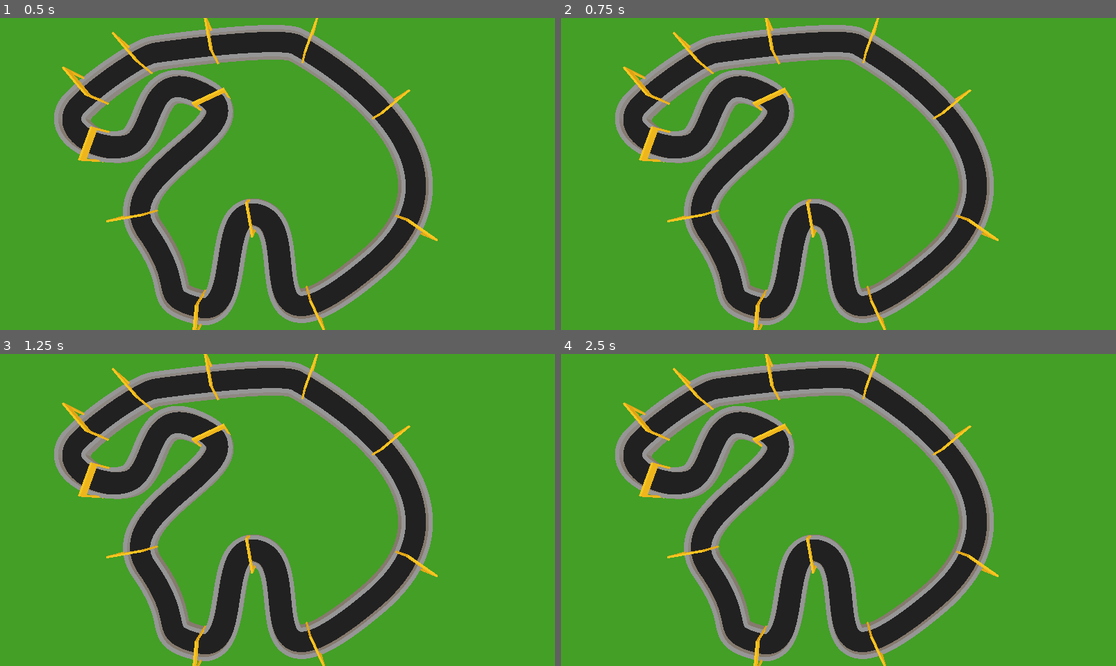
Above: before the commit, frames 1-4 (two rows, left to right).
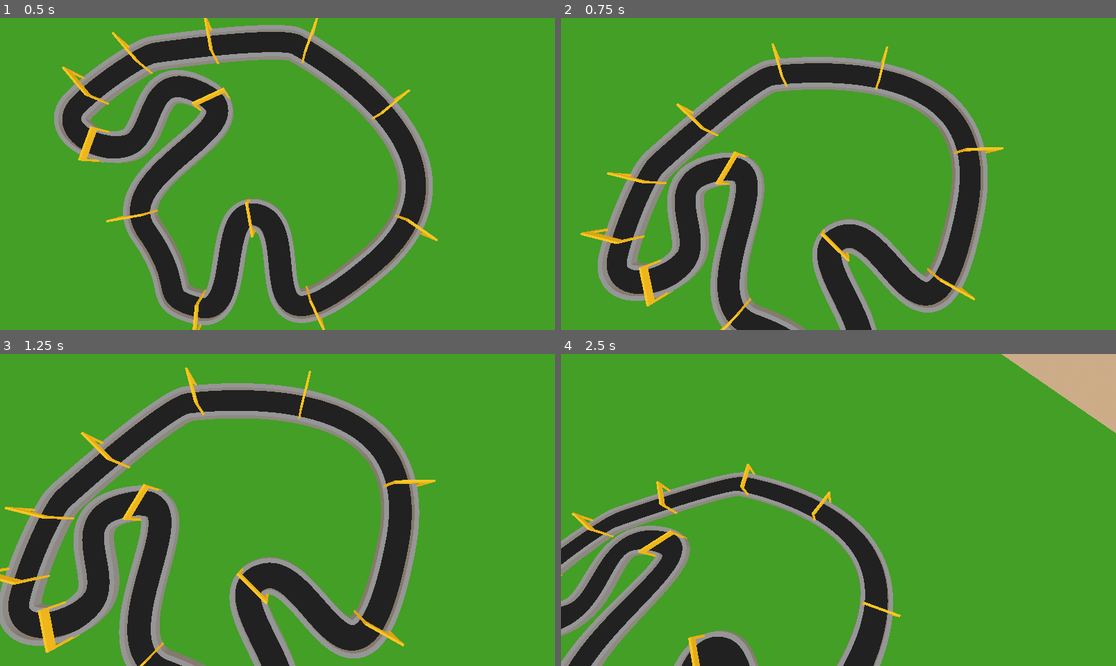
Above: after the commit, the same moments.

Repository: Pocito80/AI_Driving_Car_NN
Game: Godot game, scene res://node_3d.tscn
The game is run twice, just before and just after one commit, with the same random seed, the same clock (stepped at 60 frames per second) and the same inputs.
Inputs (mouse positions are in pixels of both pictures, inside the frame that each line leads up to):
- Up to frame 1 (0.5 s): no input
- Up to frame 2 (0.75 s): tap Enter at 0.5 s; move the mouse to (960, 158) at 0.52 s; hold D from 0.53 s (still down); hold Q from 0.53 s (still down)
- Up to frame 3 (1.25 s): keep holding D; keep holding Q; tap E at 0.8 s
- Up to frame 4 (2.5 s): move the mouse to (727, 525) at 1.27 s; release D at 1.28 s; release Q at 1.28 s; hold S 1.28-2.03 s; tap E at 1.35 s; tap Shift at 1.55 s; move the mouse to (894, 441) at 2.02 s; hold D from 2.03 s (still down); hold Shift from 2.03 s (still down); tap Q at 2.3 s

Frame 1 is identical in both runs. In frame 2, 32% of the frame differs, in the area x 3-80%, y 0-100%; in frame 3, 37%; in frame 4, 40%, in the area x 0-100%, y 0-100%.

Commit message:
Camera movment

Diff:
--- a/Godot_car_simulation/cam.gd
+++ b/Godot_car_simulation/cam.gd
@@ -1,5 +1,52 @@
-extends SpringArm3D
+extends Camera3D
+
+@export var move_speed: float = 12.0
+@export var fast_multiplier: float = 4.0
+@export var mouse_sensitivity: float = 0.0025
+
+var yaw: float = 0.0
+var pitch: float = 0.0
+var mouse_captured: bool = true
 
 
 func _ready():
-	set_as_top_level(true)
+	current = true
+	yaw = rotation.y
+	pitch = rotation.x
+	Input.set_mouse_mode(Input.MOUSE_MODE_CAPTURED)
+
+
+func _unhandled_input(event):
+	if event is InputEventMouseMotion and mouse_captured:
+		yaw -= event.relative.x * mouse_sensitivity
+		pitch = clamp(pitch - event.relative.y * mouse_sensitivity, deg_to_rad(-89.9), deg_to_rad(89.9))
+		rotation = Vector3(pitch, yaw, 0.0)
+	elif event is InputEventKey and event.pressed and not event.echo and event.keycode == KEY_ESCAPE:
+		mouse_captured = not mouse_captured
+		Input.set_mouse_mode(Input.MOUSE_MODE_CAPTURED if mouse_captured else Input.MOUSE_MODE_VISIBLE)
+
+
+func _process(delta):
+	var movement := Vector3.ZERO
+
+	if Input.is_key_pressed(KEY_W):
+		movement -= global_transform.basis.z
+	if Input.is_key_pressed(KEY_S):
+		movement += global_transform.basis.z
+	if Input.is_key_pressed(KEY_A):
+		movement -= global_transform.basis.x
+	if Input.is_key_pressed(KEY_D):
+		movement += global_transform.basis.x
+	if Input.is_key_pressed(KEY_Q):
+		movement -= Vector3.UP
+	if Input.is_key_pressed(KEY_E):
+		movement += Vector3.UP
+
+	if movement != Vector3.ZERO:
+		movement = movement.normalized()
+
+	var speed := move_speed
+	if Input.is_key_pressed(KEY_SHIFT):
+		speed *= fast_multiplier
+
+	global_position += movement * speed * delta
--- a/Godot_car_simulation/checkpoint.gd
+++ b/Godot_car_simulation/checkpoint.gd
@@ -1,14 +1,8 @@
 extends Area3D
 
-# This number tells the manager which checkpoint this is (0, 1, 2, etc.)
 @export var checkpoint_index: int = 0
 
 func _on_body_entered(body):
-	# Check if the object that entered is actually the player
 	if body.is_in_group("player"):
-		# Tell the main world script that this specific checkpoint was hit
 		if body.has_method("hit_checkpoint"):
 			body.hit_checkpoint(checkpoint_index)
-		#get_parent().get_parent().process_checkpoint(checkpoint_index)
-		# Optional: disable the checkpoint so it can't be hit twice
-		#monitoring = false
--- a/Godot_car_simulation/node_3d.tscn
+++ b/Godot_car_simulation/node_3d.tscn
@@ -4,6 +4,7 @@
 [ext_resource type="PackedScene" uid="uid://dh3gglpsgpriv" path="res://road2.tscn" id="4_r3fl7"]
 [ext_resource type="PackedScene" uid="uid://dn7yvnrbp41it" path="res://vehicle_body_3d.tscn" id="5_i5arm"]
 [ext_resource type="Script" uid="uid://dwn2fjcmyheh7" path="res://ai_manager.gd" id="5_jka67"]
+[ext_resource type="Script" path="res://cam.gd" id="6_cam"]
 
 [sub_resource type="ProceduralSkyMaterial" id="ProceduralSkyMaterial_a202f"]
 energy_multiplier = 4.0
@@ -102,4 +103,5 @@
 transform = Transform3D(0.8660253, 0, 0.5, 0, 1, 0, -0.5, 0, 0.8660253, 9, 2, -12)
 
 [node name="Camera3D" type="Camera3D" parent="." unique_id=33225809]
+script = ExtResource("6_cam")
 transform = Transform3D(-0.1736482, 0.9848077, 4.304731e-08, 0, -4.371139e-08, 1, 0.9848077, 0.1736482, 7.590404e-09, -22, 55, 30.504)
Not shown, changed: .gitignore
Not shown, changed: Pythone_NN/main.py
Not shown, changed: Pythone_NN/neural_network.py
